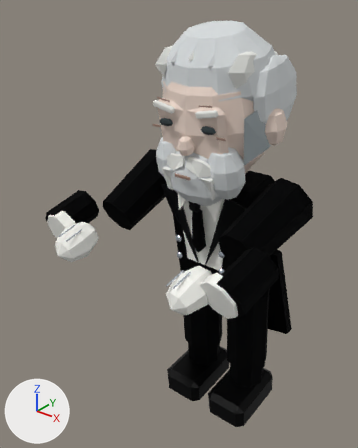
An edit to the Blender file src/game/models/castle/leisure/elder-servant.blend, drawn before and after from the same camera.
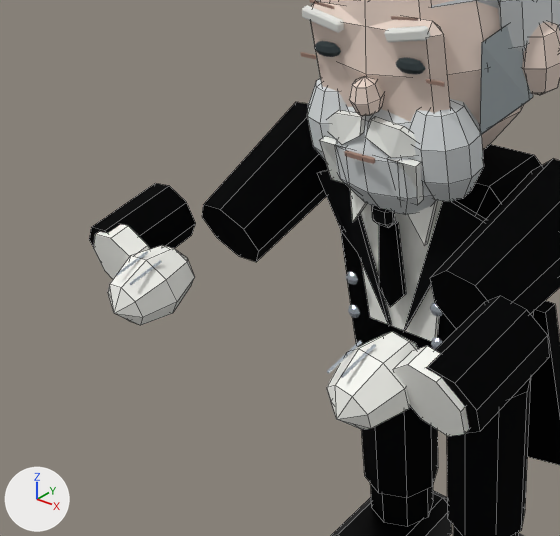
Old and new are each drawn whole from a 50 mm camera at (1.3, -2.1, 2.33) aimed at (-0.15, -0.3, 1.21) and again close up on the part from 0% to 79% of the width and 22% to 82% of the height. Arrows for +X, +Y and +Z are at lower left; the lights stay in place. The first two pictures are the older version. The close-ups show mesh edges as thin lines.

Names of what the first close-up shows: 'Fitted black tailcoat torso', 'Open face', 'Servant head', 'Silver beard jaw.001', 'Split flowing coat tail.001', 'left forearm', 'left hand', 'left rolled linen cuff', 'left tailcoat sleeve', 'left trouser', 'right forearm', 'right hand', 'right rolled linen cuff', 'right tailcoat sleeve', 'right trouser' and 39 more.
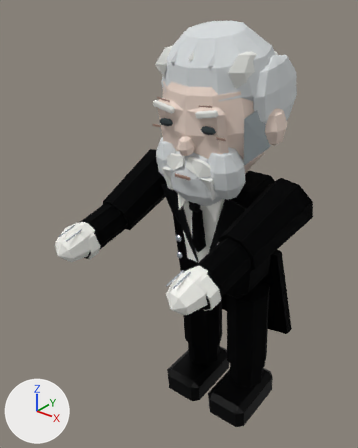
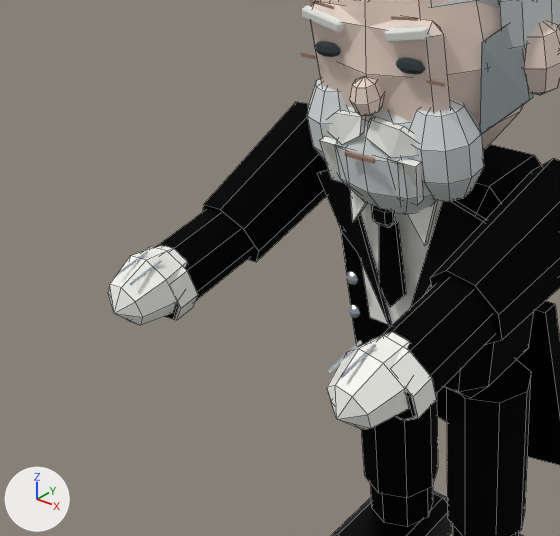
Location of each change, (x1, y1, x2, y2) in pixels of the close-ups (560 x 536 px):
'right forearm', moved, rescaled
    before: (426, 296, 550, 433)
    after: (381, 278, 496, 420)
'left forearm', moved, rescaled
    before: (89, 183, 196, 249)
    after: (155, 209, 253, 319)
'right rolled linen cuff', moved
    before: (393, 346, 469, 436)
    after: (370, 335, 437, 421)
'left rolled linen cuff', moved
    before: (93, 224, 150, 279)
    after: (145, 247, 198, 320)

Edits to the bpy script that builds the scene:
```text
Change ob_left_rolled_linen_cuff:
    ob_left_rolled_linen_cuff.location: (-0.14, 0.0, -0.255) -> (0.0, 0.0, -0.255)
Change ob_left_forearm:
    ob_left_forearm.location: (-0.18, 0.0, -0.16) -> (0.0, 0.0, -0.14)
    ob_left_forearm.scale: (1.0, 1.0, 1.0) -> (1.0, 1.0, 1.36)
Change ob_right_rolled_linen_cuff:
    ob_right_rolled_linen_cuff.location: (0.14, 0.0, -0.255) -> (0.0, 0.0, -0.255)
Change ob_right_forearm:
    ob_right_forearm.location: (0.18, 0.0, -0.16) -> (0.0, 0.0, -0.14)
    ob_right_forearm.scale: (1.0, 1.0, 1.0) -> (1.0, 1.0, 1.36)
```
